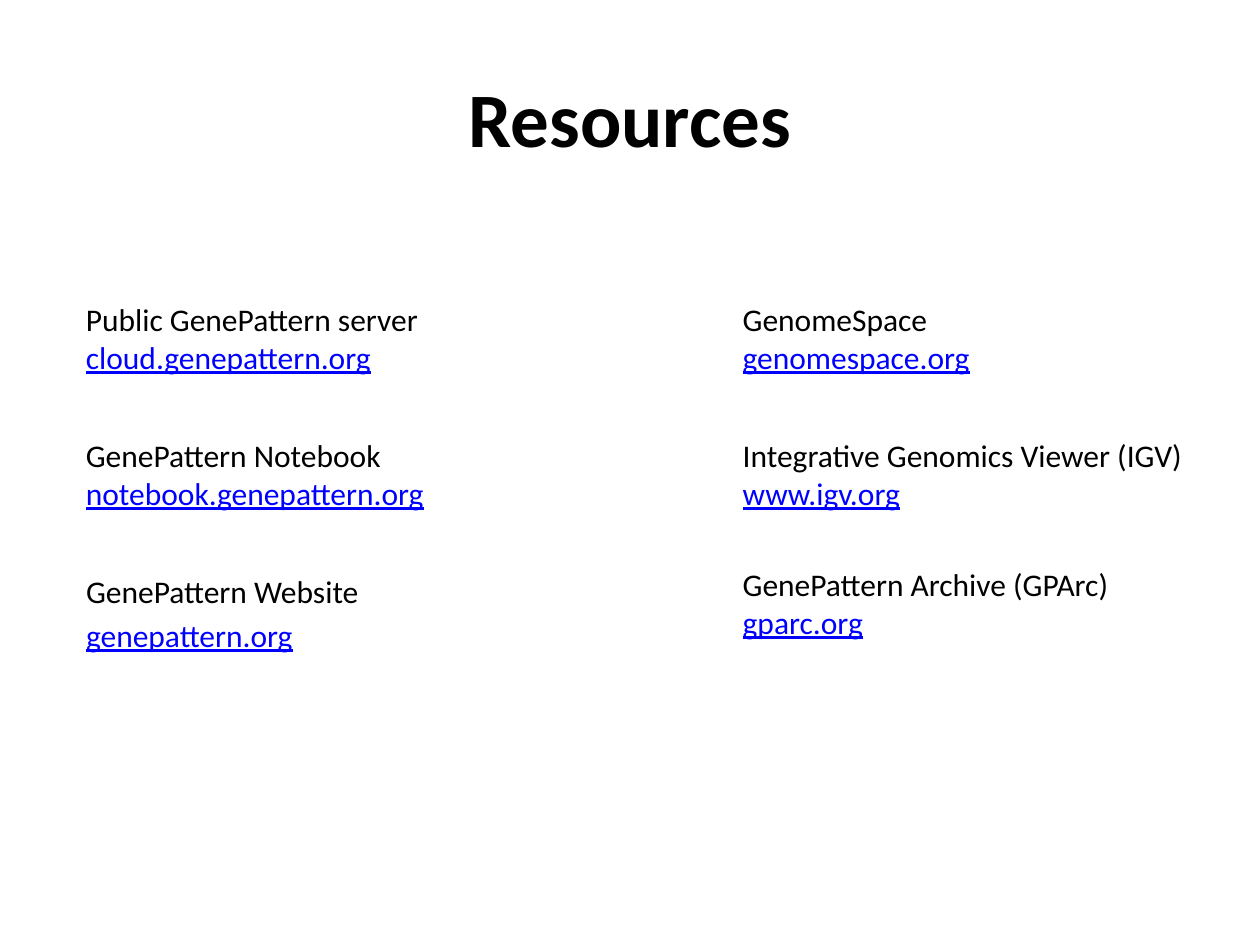
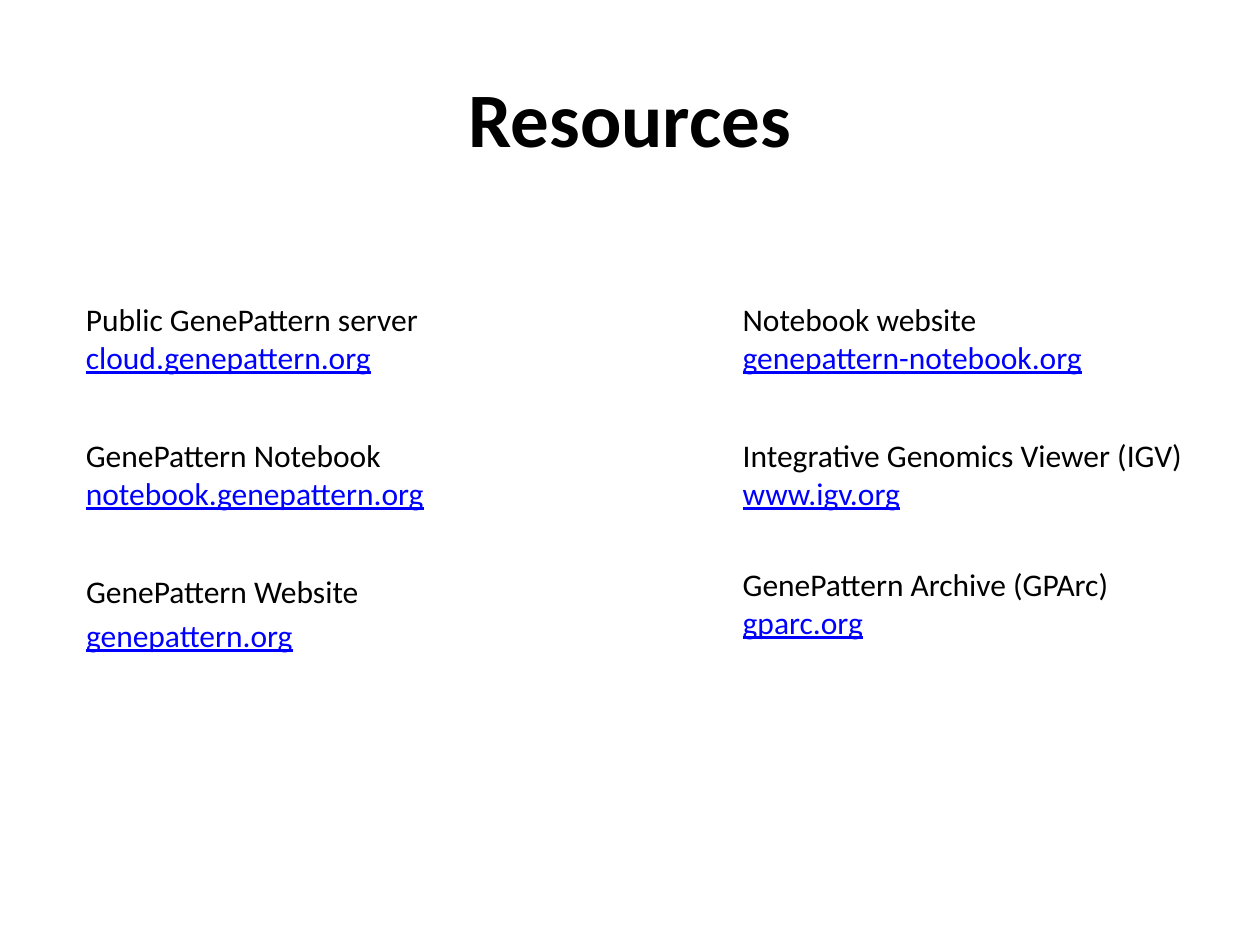
Before and after one commit to genepattern/tutorial-materials, a slide deck: slide 2 of BU_MolBio_RNAseq_in_GP_workshop/slides/2019-04-04_07_GPWorkshop_Closing.pptx. Drawn at 1260x945 pixels with LibreOffice and Linux fonts; fonts in the diff are those of the drawing. Boxes give left, top, right and bottom in pixels: in the first picture for what was removed or moved away, otherwise in the second. Text is boxed around its words. In the diff, an @@ line names an element or a change of style, - is before the commit and + after.

Commit message:
Final updates

```diff
--- a/BU_MolBio_RNAseq_in_GP_workshop/slides/2019-04-04_07_GPWorkshop_Closing.pptx
+++ b/BU_MolBio_RNAseq_in_GP_workshop/slides/2019-04-04_07_GPWorkshop_Closing.pptx
@@ text at [743,309,1082,375]: text changed @@
-GenomeSpace
-genomespace.org
+Notebook website
+genepattern-notebook.org
```
